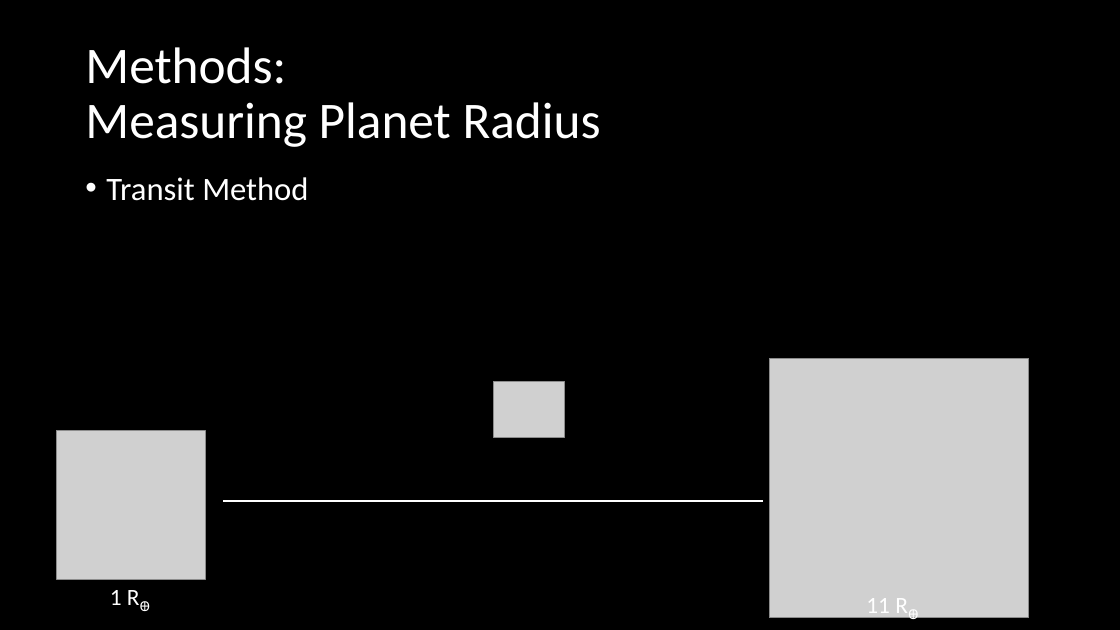
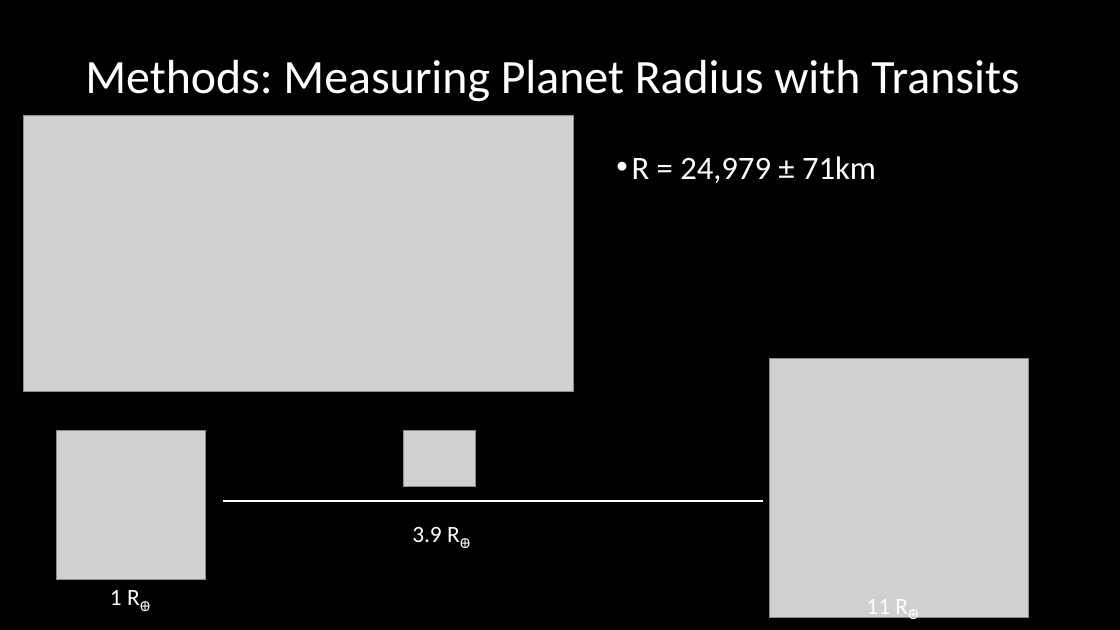
Before and after one commit to karishseebaluck/Astron_5205, a slide deck: slide 4 of Project_2/AstroProject2_SlideDeck.pptx. Drawn at 1120x630 pixels with LibreOffice and Linux fonts; fonts in the diff are those of the drawing; grey boxes stand for pictures. Boxes give left, top, right and bottom in pixels: in the first picture for what was removed or moved away, otherwise in the second. Text is boxed around its words. In the diff, an @@ line names an element or a change of style, - is before the commit and + after.

```diff
--- a/Project_2/AstroProject2_SlideDeck.pptx
+++ b/Project_2/AstroProject2_SlideDeck.pptx
@@ title at (85,59,1019,102): text changed; size 44 to 41 pt @@
-Methods:
-Measuring Planet Radius
+Methods: Measuring Planet Radius with Transits
@@ picture added at (24,116,574,392) @@
@@ text removed at (106,177,308,201) @@
-• Transit Method
@@ text added at (632,156,876,183), 28 pt, text #FFFFFF @@
+• R = 24,979 ± 71km
@@ picture: place and size @@
-picture at (493,381,565,437)
+picture at (404,431,476,486)
@@ text added at (412,527,442,542), 20 pt, text #FFFFFF @@
+3.9 RꚚ
```
Also in this commit, not shown: 7 other slides changed, 1 slide added, 1 slide removed.
